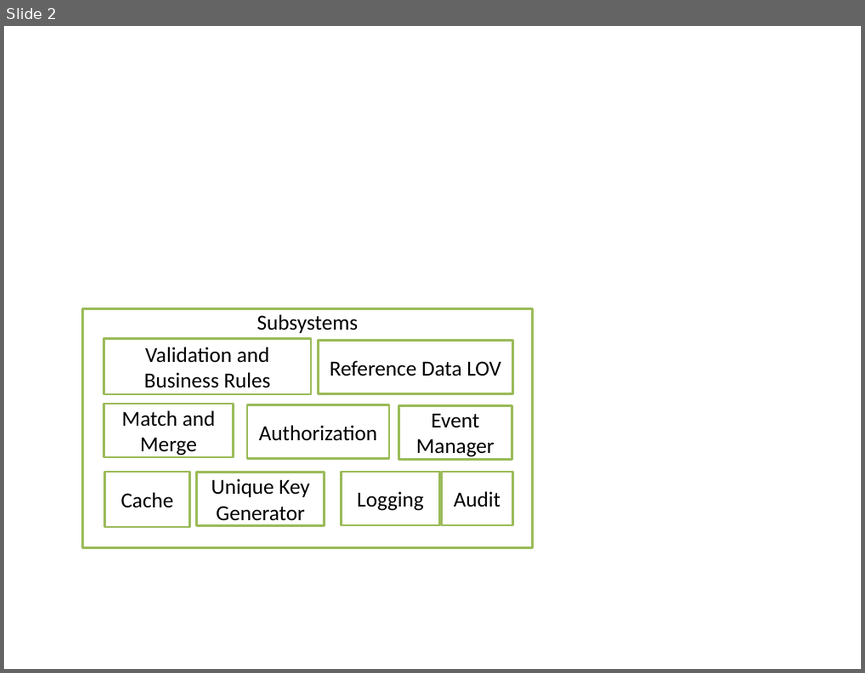
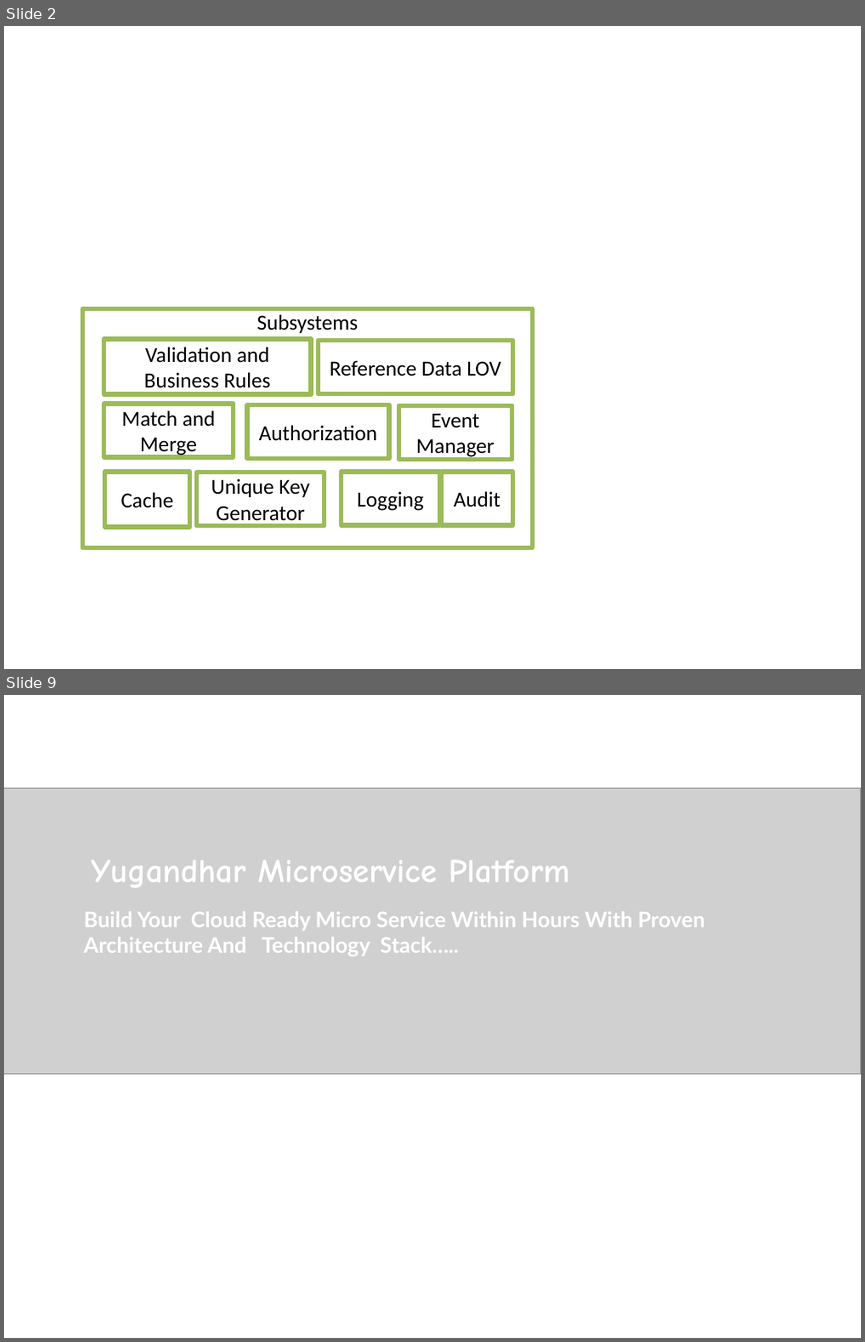
Before and after one commit to yugandharproject/YugandharMDMHubDocs, a slide deck: yugandhar-openmdm-doc/Architecture.pptx. Shown one above the other, each under a label of ours: slide 2 before the commit, slides 2 and 9 after it; the slides between them are not shown. The pictures are 865x673 and 865x1342 pixels, drawn with LibreOffice and Linux fonts; fonts in the diff are those of the drawing; grey boxes stand for pictures. Boxes give left, top, right and bottom in pixels: in the first picture for what was removed or moved away, otherwise in the second. Text is boxed around its words. In the diff, an @@ line names an element or a change of style, - is before the commit and + after.

```diff
--- a/yugandhar-openmdm-doc/Architecture.pptx
+++ b/yugandhar-openmdm-doc/Architecture.pptx
@@ slide 9 added at (4, 695, 861, 1338), background #FFFFFF @@
@@ picture added at (4, 788, 861, 1073) @@
@@ text added at (91, 860, 570, 887), 28 pt, text #FFFFFF, bold @@
+Yugandhar Microservice Platform
@@ text added at (84, 912, 705, 956), 18 pt, text #FFFFFF, bold @@
+Build Your Cloud Ready Micro Service Within Hours With Proven Architecture And Technology Stack…..
@@ slide 2 changed as well @@
@@ outline #9BBB59 2 pt to #9BBB59 3.78 pt in 7 elements at (83, 309, 533, 548), (104, 339, 312, 394), (105, 471, 190, 528), (247, 405, 390, 458), (341, 471, 440, 525), (441, 471, 512, 525), (104, 404, 234, 457) @@
```
Also in this commit, not shown: 2 other slides changed, 12 other slides added, 1 slide removed, 4 other files.
